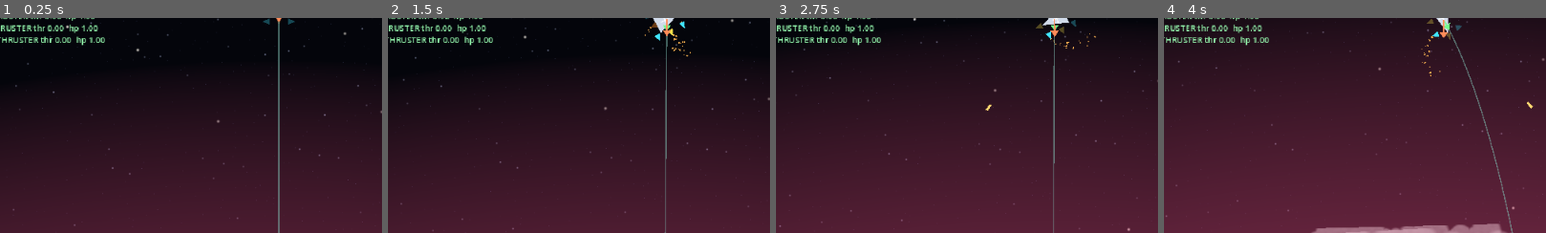
Above: before the commit, frames 1-4 (left to right).
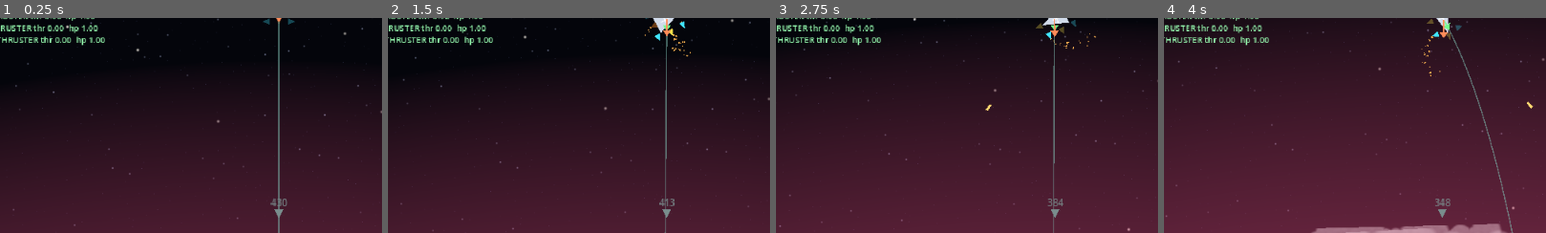
Above: after the commit, the same moments.

Repository: wroniasty/stardust
Game: Godot game, scene res://scenes/world.tscn
The game is run twice, just before and just after one commit, with the same random seed, the same clock (stepped at 60 frames per second) and the same inputs.
Inputs:
- Up to frame 1 (0.25 s): no input
- Up to frame 2 (1.5 s): tap Enter at 0.5 s; hold D (rotate_right) 0.53-1.28 s; hold Space (ship_fire) 0.53-1.28 s; hold Z (brake) from 1.28 s (still down); tap G (toggle_gear) at 1.35 s
- Up to frame 3 (2.75 s): release Z (brake) at 2.03 s; hold D (rotate_right) from 2.03 s (still down); hold Space (ship_fire) from 2.03 s (still down)
- Up to frame 4 (4 s): release D (rotate_right) at 2.78 s; release Space (ship_fire) at 2.78 s; hold W (thrust_forward) 2.78-3.53 s; tap G (toggle_gear) at 2.85 s; hold A (rotate_left) from 3.53 s (still down); hold Space (ship_fire) from 3.53 s (still down)
The pictures show only the part of the screen within x 14-64%, y 50-100%; the shares and areas given below are measured in that part.

The runs differ from the first frame. In frame 1, 0.1% of the frame differs, in the area x 70-76%, y 84-93%; in frame 2, 0.1%; in frame 3, 0.1%; in frame 4, 0.2%, in the area x 71-75%, y 84-93%.

Commit message:
M2: a scanner, so the bodies off screen stop being invisible
At 640x360 a planet either fills the view or is nowhere to be seen, and
"nowhere to be seen" covers both "just behind me" and "half a system away".
The scanner turns that into a direction and a number: a triangle on the edge
of the screen pointing at each body, with how far it is to its surface.

It reads the `gravity_sources` group rather than a list of its own, which is
the same definition of "celestial body" the physics already uses -- so the
moons and stars M3 adds will appear without this file changing. Verified with
a second body added at runtime, which the scanner picked up on its own.

Two things the first cut got wrong, both caught by looking at it:

The label collided with the marker on the side edges, because it was centred
on a point only a few pixels inward while being twenty pixels wide. It is now
pushed clear by the half-extent the text actually presents along the marker's
direction, which is half its width on a side edge and half its height on the
bottom one.

The marker size was scaled by "apparent size", radius over distance. That is
3D reasoning in a 2D world: there is no perspective here, a planet's radius on
screen is its radius times the zoom whatever the range, so distance had
nothing to say. In practice both bodies bottomed out at the same clamp and the
markers came out identical. Size now says how big the body is, and how close
it is stays with the brightness -- full inside its gravity well, dimmed
outside -- and the number. One cue each.

The geometry is split from the drawing: contacts(to_screen, view) returns what
would be drawn as data, so it is tested against exact answers without a camera
or a rendered frame, and the world-to-screen transform it takes already
carries the camera's rotation for when the landing camera arrives (VISUALS V4).
Eleven assertions, 207 in total, and a screenshot of the real thing.

The range is a constant for now. In M5 it belongs to a scanner module, and a
better scanner is one more thing worth finding in a crate.

Co-Authored-By: Claude Opus 5 <noreply@anthropic.com>

Diff:
--- /dev/null
+++ b/scripts/scanner_hud.gd
@@ -0,0 +1,197 @@
+class_name ScannerHud
+extends CanvasLayer
+## Edge-of-screen markers for the celestial bodies around the ship.
+##
+## The first piece of instrumentation that is about the world rather than
+## about the ship: at 640x360 a planet is either filling the view or nowhere
+## to be seen, and "nowhere to be seen" covers both "just behind me" and "half
+## a system away". The scanner turns that into a direction and a number.
+##
+## Reads the `gravity_sources` group rather than a list of its own, which is
+## the same definition of "celestial body" the physics uses. Moons and stars
+## join that group in M3 and appear here without this file changing.
+
+## How far the scanner reaches, measured to the surface. Generous for now: one
+## that only saw as far as the gravity well would be useless for navigating
+## between bodies. In M5 this becomes a property of a scanner module, and a
+## better scanner sees further (IDEAS.md section 4).
+@export var scan_range: float = 20000.0
+
+## How far in from the edge of the screen the ring of markers sits. Enough to
+## clear the marker and its label.
+@export var ring_margin: float = 16.0
+
+## Half-length of the marker triangle before scaling. Small on purpose: the
+## whole screen is 640x360 and this must not compete with the view.
+const MARKER_SIZE: float = 3.5
+
+## Bounds on the size scaling, so a moon stays visible and a star does not
+## take over the corner.
+const MARKER_SCALE: Vector2 = Vector2(0.7, 2.0)
+
+## Body radius that draws a marker at scale 1.0. A rocky planet, so moons come
+## out smaller and stars larger.
+const REFERENCE_RADIUS: float = 1000.0
+
+const FONT_SIZE: int = 8
+
+## Markers dim outside the body's influence radius, so "I am in this well" is
+## readable without spending a second colour channel on it.
+const INSIDE_ALPHA: float = 1.0
+const OUTSIDE_ALPHA: float = 0.5
+
+var _ship: Ship = null
+var _canvas: Control = null
+
+
+func _ready() -> void:
+	layer = 8
+	# Keeps drawing while the tree is paused, for the same reason the landing
+	# HUD does: a readout frozen on stale values is worse than none.
+	process_mode = Node.PROCESS_MODE_ALWAYS
+	_canvas = Control.new()
+	_canvas.set_anchors_preset(Control.PRESET_FULL_RECT)
+	_canvas.mouse_filter = Control.MOUSE_FILTER_IGNORE
+	_canvas.draw.connect(_draw_markers)
+	add_child(_canvas)
+
+
+func bind(ship: Ship) -> void:
+	_ship = ship
+
+
+func _process(_delta: float) -> void:
+	if _canvas != null:
+		_canvas.queue_redraw()
+
+
+## What the scanner would draw, as data: one entry per body that earns a
+## marker, with where it goes and what it says.
+##
+## Takes the world-to-screen transform rather than reading the viewport, so
+## the geometry is a pure function of the arguments and can be tested without
+## a camera or a rendered frame. `to_screen` is the canvas transform, which
+## already carries the camera's position, zoom and -- once the landing camera
+## lands (VISUALS V4) -- its rotation, which is the case a hand-rolled
+## world-space angle would quietly get wrong.
+func contacts(to_screen: Transform2D, view: Vector2) -> Array[Dictionary]:
+	var found: Array[Dictionary] = []
+	if _ship == null or not is_instance_valid(_ship):
+		return found
+
+	var centre: Vector2 = view * 0.5
+	var extent: Vector2 = centre - Vector2(ring_margin, ring_margin)
+	if extent.x <= 0.0 or extent.y <= 0.0:
+		return found
+
+	for source: Node in get_tree().get_nodes_in_group(Planet.GRAVITY_GROUP):
+		var body: Planet = source as Planet
+		if body == null:
+			continue
+		var to_centre: float = _ship.global_position.distance_to(body.global_position)
+		if to_centre - body.surface_radius > scan_range:
+			continue
+
+		var screen_point: Vector2 = to_screen * body.global_position
+		var offset: Vector2 = screen_point - centre
+		# A body whose centre is on screen is one the pilot can already see;
+		# an edge marker for it would point at nothing they need.
+		if absf(offset.x) < extent.x and absf(offset.y) < extent.y:
+			continue
+		if offset.is_zero_approx():
+			continue
+
+		found.append({
+			"body": body,
+			"at": centre + _on_ring(offset, extent),
+			"direction": offset.normalized(),
+			# To the surface, not to the centre: it is the number the pilot
+			# acts on, and on a 1000 px planet the two are nothing alike.
+			"distance": to_centre - body.surface_radius,
+			"inside": to_centre < body.influence_radius,
+			# How big the body is, not how close. A 2D world has no
+			# perspective -- a planet's radius on screen is its radius times
+			# the zoom, whatever the range -- so distance has nothing to say
+			# here and is carried by the brightness and the number instead.
+			# Square root, or a star would be an order of magnitude past a moon.
+			"size": MARKER_SIZE * clampf(
+				sqrt(body.surface_radius / REFERENCE_RADIUS),
+				MARKER_SCALE.x,
+				MARKER_SCALE.y,
+			),
+		})
+	return found
+
+
+## Where a direction from the centre meets the ring, as an offset from the
+## centre. The ring is a rectangle rather than a circle because the screen is
+## one: a circle would leave the corners empty while crowding the short edges.
+func _on_ring(offset: Vector2, extent: Vector2) -> Vector2:
+	var scale_x: float = extent.x / absf(offset.x) if absf(offset.x) > 0.0001 else INF
+	var scale_y: float = extent.y / absf(offset.y) if absf(offset.y) > 0.0001 else INF
+	return offset * minf(scale_x, scale_y)
+
+
+func _draw_markers() -> void:
+	var font: Font = _canvas.get_theme_default_font()
+	for contact: Dictionary in contacts(get_viewport().get_canvas_transform(), _canvas.size):
+		_draw_marker(font, contact)
+
+
+func _draw_marker(font: Font, contact: Dictionary) -> void:
+	var at: Vector2 = contact["at"]
+	var direction: Vector2 = contact["direction"]
+	var size: float = contact["size"]
+
+	var colour: Color = _marker_color(contact["body"] as Planet)
+	colour.a = INSIDE_ALPHA if bool(contact["inside"]) else OUTSIDE_ALPHA
+
+	# A triangle pointing out of the screen, at the body.
+	var side: Vector2 = direction.orthogonal() * size
+	_canvas.draw_colored_polygon(
+		PackedVector2Array([
+			at + direction * size,
+			at - direction * size + side,
+			at - direction * size - side,
+		]),
+		colour,
+	)
+
+	if font == null:
+		return
+	var text: String = distance_text(contact["distance"])
+	var half: Vector2 = Vector2(
+		font.get_string_size(text, HORIZONTAL_ALIGNMENT_LEFT, -1, FONT_SIZE).x, float(FONT_SIZE),
+	) * 0.5
+
+	# Inward of the marker, so the label never runs off the edge it sits on,
+	# and clear of it by the half-extent the text presents in that direction:
+	# a marker on a side edge needs the text pushed by half its width, one on
+	# the bottom edge by half its height.
+	var clearance: float = absf(direction.x) * half.x + absf(direction.y) * half.y
+	var anchor: Vector2 = at - direction * (size + 2.0 + clearance)
+	colour.a *= 0.85
+	_canvas.draw_string(
+		font,
+		anchor - Vector2(half.x, -half.y * 0.8),
+		text,
+		HORIZONTAL_ALIGNMENT_LEFT,
+		-1,
+		FONT_SIZE,
+		colour,
+	)
+
+
+## The body's own colour, lifted to something readable against space. Using
+## the surface colour means the marker and the planet you eventually see are
+## recognisably the same object.
+func _marker_color(body: Planet) -> Color:
+	return body.surface_color.lerp(Color.WHITE, 0.35)
+
+
+func distance_text(distance: float) -> String:
+	if distance < 0.0:
+		return "0"
+	if distance < 10000.0:
+		return "%d" % roundi(distance)
+	return "%.1fk" % (distance / 1000.0)
--- a/scripts/world.gd
+++ b/scripts/world.gd
@@ -47,6 +47,7 @@
 var _configurator: PlanetConfigurator = null
 var _landing_site: int = 0
 var _loadout: LoadoutScreen = null
+var _scanner: ScannerHud = null
 
 
 ## Radius of the crater the debug key blows in the crust.
@@ -61,6 +62,7 @@
 		ship.destroyed.connect(_on_ship_destroyed)
 	_build_configurator()
 	_build_loadout()
+	_build_scanner()
 	_spawn_crates()
 
 
@@ -73,6 +75,12 @@
 	_configurator.bind(planet)
 	_configurator.rebuilt.connect(_on_planet_rebuilt)
 	_configurator.teleport_requested.connect(_on_next_landing_site)
+
+
+func _build_scanner() -> void:
+	_scanner = ScannerHud.new()
+	add_child(_scanner)
+	_scanner.bind((player as Player).ship)
 
 
 func _build_loadout() -> void:
--- a/tools/smoke_test.gd
+++ b/tools/smoke_test.gd
@@ -823,6 +823,7 @@
 			_check_loot()
 			_check_hold()
 			_check_bulk()
+			_check_scanner(_planet)
 			_check_plateaus(_planet)
 			_check_landing_sites(_planet)
 			_check_determinism(_planet)
@@ -1328,6 +1329,82 @@
 ## like a size and like a mass at once. The symmetry it can break is already
 ## pinned by _check_control_groups(), which measures the leftover side force
 ## rather than the weights behind it.
+## The scanner reports a direction and a distance for bodies that are off
+## screen. Tested against the geometry rather than the pixels: contacts() is
+## handed the world-to-screen transform, so no camera or rendered frame is
+## needed and the answers are exact.
+func _check_scanner(planet: Planet) -> void:
+	var ship: Ship = _spawn_ship()
+	var scanner: ScannerHud = ScannerHud.new()
+	root.add_child(scanner)
+	scanner.bind(ship)
+
+	var view: Vector2 = Vector2(640.0, 360.0)
+	var centre: Vector2 = view * 0.5
+	var ring: Vector2 = centre - Vector2(scanner.ring_margin, scanner.ring_margin)
+
+	# Straight above the planet, high enough that its centre is off the bottom
+	# of the screen. The transform is the one a camera locked to the ship
+	# produces: the ship at the centre, no zoom, no rotation.
+	var altitude: float = 2000.0
+	ship.global_position = planet.global_position - Vector2(0.0, planet.surface_radius + altitude)
+	var to_screen: Transform2D = Transform2D(0.0, centre - ship.global_position)
+
+	var found: Array[Dictionary] = scanner.contacts(to_screen, view)
+	_expect(found.size() == 1, "one body in range gives one marker (got %d)" % found.size())
+	if found.size() == 1:
+		var contact: Dictionary = found[0]
+		_expect(
+			(contact["direction"] as Vector2).dot(Vector2.DOWN) > 0.99,
+			"the marker points at the planet below, not somewhere else",
+		)
+		_expect(
+			is_equal_approx((contact["at"] as Vector2).y, centre.y + ring.y),
+			"and sits on the bottom of the ring (y %.1f, expected %.1f)" % [
+				(contact["at"] as Vector2).y, centre.y + ring.y,
+			],
+		)
+		_expect(
+			absf(float(contact["distance"]) - altitude) < 1.0,
+			"the number is the distance to the surface, not to the centre (%.0f)" % [
+				contact["distance"],
+			],
+		)
+		_expect(bool(contact["inside"]), "and the marker knows the ship is inside the well")
+
+	# Close enough that the planet's centre is on screen: the pilot can see it,
+	# so an edge marker would be pointing at nothing they need.
+	ship.global_position = planet.global_position - Vector2(0.0, 100.0)
+	_expect(
+		scanner.contacts(Transform2D(0.0, centre - ship.global_position), view).is_empty(),
+		"a body whose centre is on screen gets no edge marker",
+	)
+
+	# And past the scanner's reach there is nothing to report, however large.
+	ship.global_position = planet.global_position - Vector2(
+		0.0, planet.surface_radius + scanner.scan_range + 10.0,
+	)
+	_expect(
+		scanner.contacts(Transform2D(0.0, centre - ship.global_position), view).is_empty(),
+		"a body beyond the scanner's range is not reported",
+	)
+
+	# Outside the well the marker stays, dimmed: still worth steering by.
+	ship.global_position = planet.global_position - Vector2(0.0, planet.influence_radius + 500.0)
+	var far: Array[Dictionary] = scanner.contacts(
+		Transform2D(0.0, centre - ship.global_position), view,
+	)
+	_expect(far.size() == 1, "a body outside its own well is still reported")
+	if far.size() == 1:
+		_expect(not bool(far[0]["inside"]), "but it is marked as outside the well")
+
+	_expect(scanner.distance_text(12345.0) == "12.3k", "long distances are shortened")
+	_expect(scanner.distance_text(-5.0) == "0", "and being underground does not read as negative")
+
+	scanner.queue_free()
+	ship.queue_free()
+
+
 func _check_bulk() -> void:
 	var ship: Ship = _spawn_ship()
 
Not shown, added: scripts/scanner_hud.gd.uid
Not shown, changed: IDEAS.md
Not shown, changed: PLAN.md
